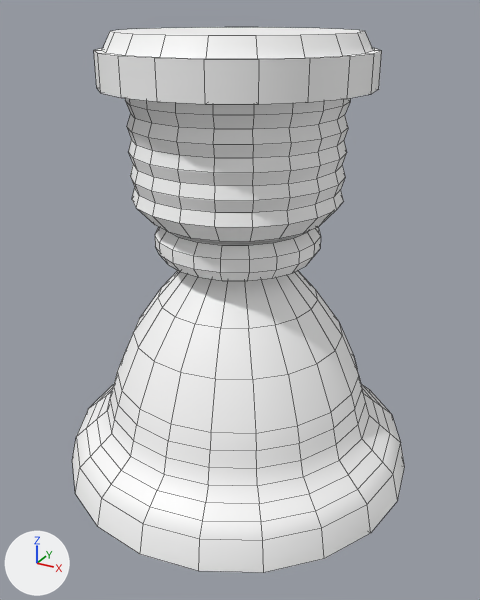
The FBX model Assets/_Mesh/SuctionCup.fbx as it was, and as the next commit left it.
Rendered twice from a 50 mm camera at (1.49, -2.7, 0.32) aimed at (0.04, -0.05, -1.0). The lights are fixed; the arrows at lower left show +X, +Y and +Z. Mesh edges are drawn as thin lines. Vertices at the same position are counted once.

Objects in the first picture: 'SuctionCup'.
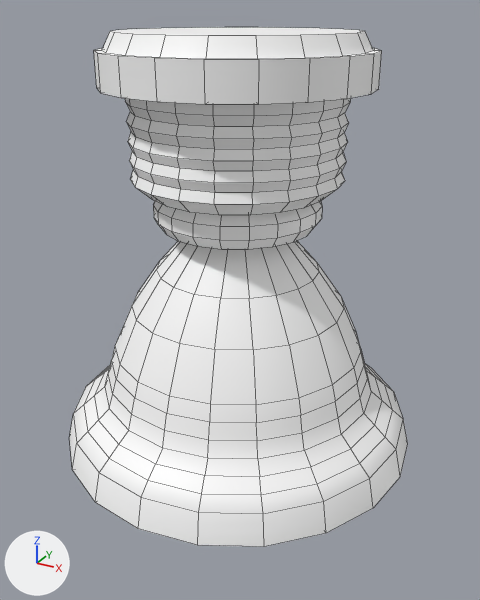
The newer file adds a shape key; the second version is drawn at full value of the shape key 'SuctionCup4' of 'SuctionCup', and the change is written as the vertex moves it makes.

Location of each change, (x1, y1, x2, y2) in pixels of the pictures (480 x 600 px; the box of a moved part takes in the faces that stretch with it):
'SuctionCup', reshaped: before (72, 27, 405, 573); after (69, 27, 407, 547)
part 1 of me_mesh, moved or reshaped: before (155, 227, 321, 281); after (153, 201, 322, 249)
part 2 of me_mesh, moved or reshaped: before (72, 101, 405, 573); after (69, 103, 407, 547)

The change, as a list of edits to the scene's bpy script:
```text
Change me_mesh:
    used by ob_suctioncup; location = (0.0, 0.0, -0.853); rotation_euler = (1.571, 0.0, 0.0), in degrees (90, 0, 0); scale = (0.01, 0.01, 0.01)
    remove me_mesh.from_pydata(...)  # 660 vertices, 605 faces; spans x -91.0..91.0, y -108.0..108.0, z -91.0..91.0
    add me_mesh.from_pydata(...)  # 660 vertices, 605 faces; spans x -91.0..91.0, y -93.0..108.0, z -91.0..91.0
    me_mesh part 1: the loose piece of 80 vertices spanning x -40.0..40.0, y 7.0..23.0, z -40.0..40.0 is moved by (0.0, 15.0, 0.0)
    me_mesh part 2: 460 of 660 vertices moved; they spanned x -91.0..91.0, y -108.0..74.0, z -91.0..91.0 and now span x -91.0..91.0, y -93.0..75.0, z -91.0..91.0; mean shift (0.0, 11.0, 0.0); largest move (91.0, -108.0, 0.0) -> (91.0, -93.0, 0.0)
```
